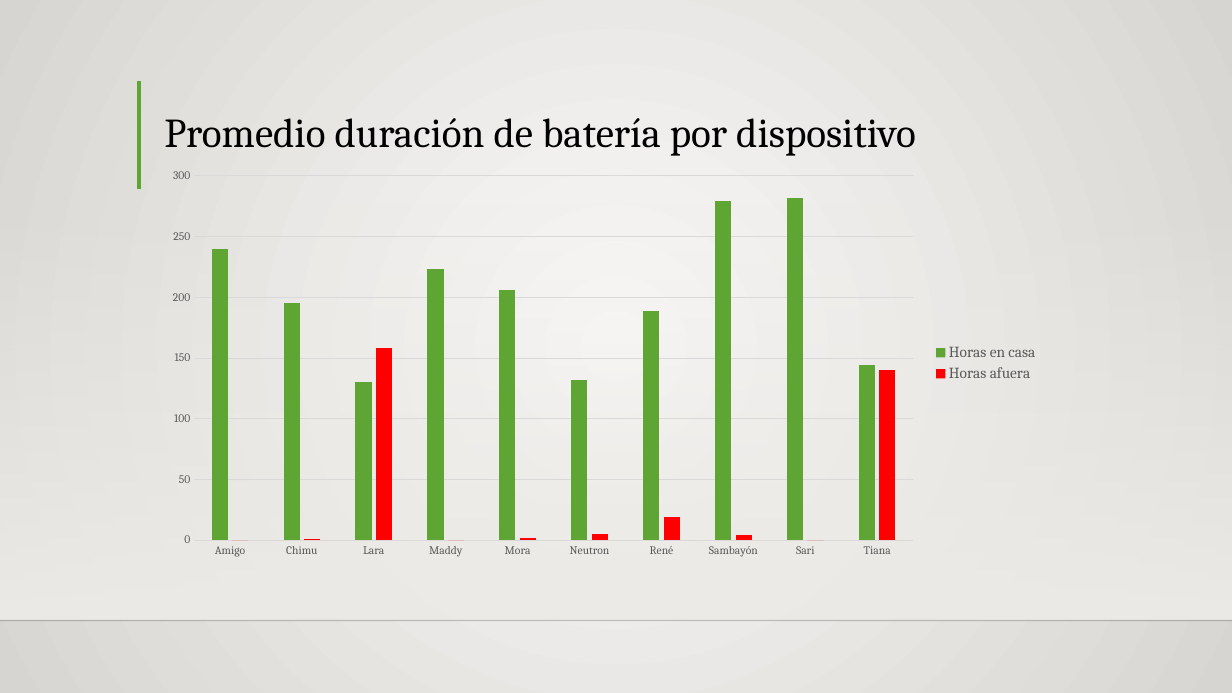
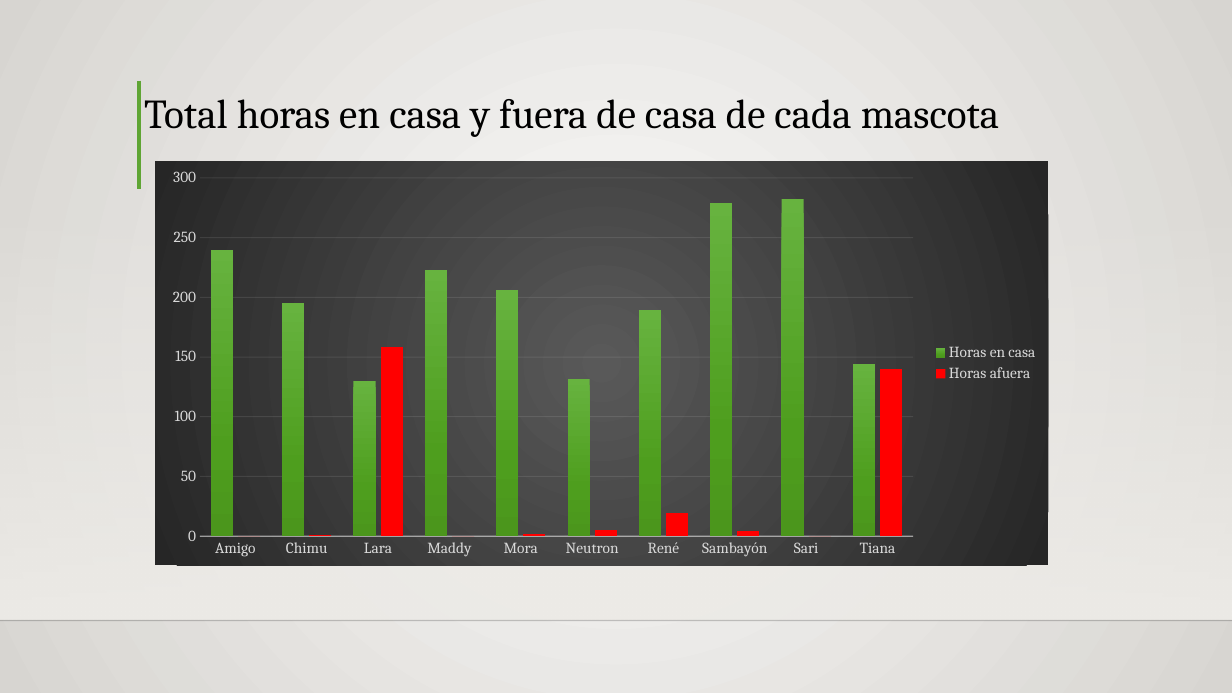
Before and after one commit to Siriusg2/resumenipa, a slide deck: slide 5 of excel_reports/IPApresentacion.pptx. Drawn at 1232x693 pixels with LibreOffice and Linux fonts; fonts in the diff are those of the drawing; background and template pictures are left out. Boxes give left, top, right and bottom in pixels: in the first picture for what was removed or moved away, otherwise in the second. Text is boxed around its words. In the diff, an @@ line names an element or a change of style, - is before the commit and + after.

```diff
--- a/excel_reports/IPApresentacion.pptx
+++ b/excel_reports/IPApresentacion.pptx
@@ title at <box>144,99,999,137</box>: text changed @@
-Promedio duración de batería por dispositivo
+Total horas en casa y fuera de casa de cada mascota
@@ column chart at <box>155,161,1049,565</box> @@
@@ colour of Horas en casa #5FA534 to gradient #68B340 to #4F9E1F to #4B961D @@
@@ legend changed @@
@@ category axis changed @@
@@ value axis changed @@
@@ bar spacing changed @@
@@ background changed @@
```
Also in this commit, not shown: 2 other slides changed, 1 other file.
